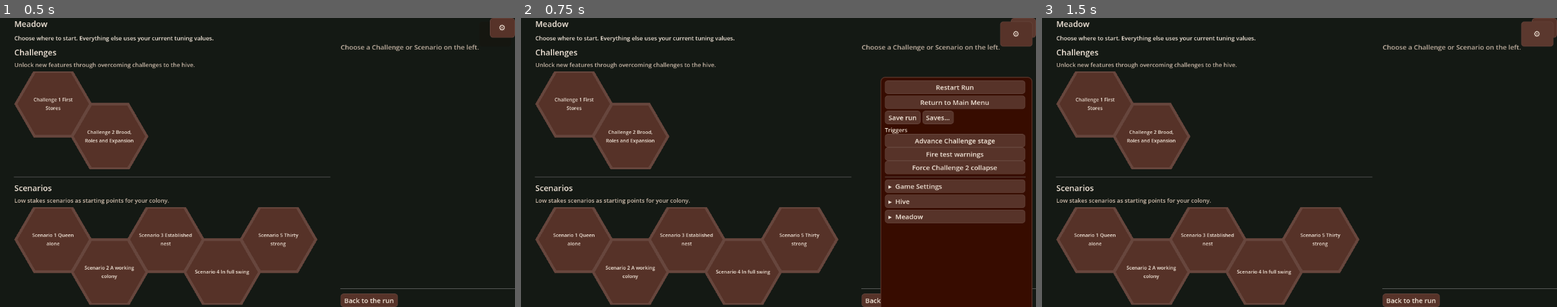
Above: before the commit, frames 1-3 (left to right).
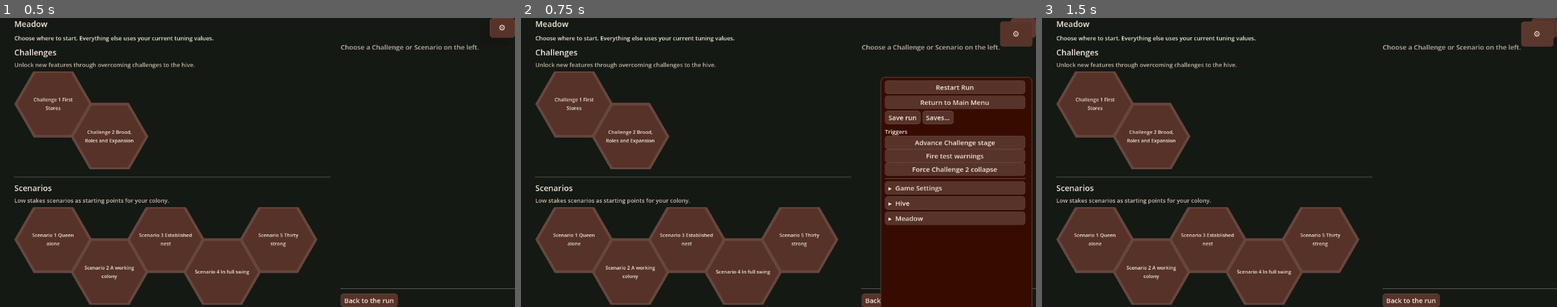
Above: after the commit, the same moments.

Repository: wonderburg7/meadow
Game: Godot game, scene res://scenes/Main.tscn
Two runs of this game, one before a commit and one after it. Both use one fixed random seed, a clock stepped at 60 frames per second and the inputs below.
Inputs:
- Up to frame 1 (0.5 s): no input
- Up to frame 2 (0.75 s): click "⚙" at 0.5 s
- Up to frame 3 (1.5 s): click "⚙" at 1.25 s

Frame 1 is identical in both runs. In frame 2, 2.3% of the frame differs, in the area x 70-98%, y 37-72%; in frame 3, nothing differs.

Commit message:
BS-5: the developer table shows a run's sheet, read-only
With Developer mode on, the settings window gains a "Run availability"
button that opens a read-only table of the run's availability sheet: every
skill, gated role and skill-dependent feature with its source and the reason
in words; the stage columns read "not yet available". With it off the button
is absent and an open table closes. sheet_for() takes an optional
progression for the feature rows, so run start is unchanged. Source checks
fail an unguarded button builder or a reason key without a sentence. Files
C-82 and brings BS-6's persistence options to the plan.

Co-Authored-By: Claude Opus 5.5 <noreply@anthropic.com>

Diff:
--- a/scripts/debug_panel.gd
+++ b/scripts/debug_panel.gd
@@ -30,6 +30,7 @@
 const Stages = preload("res://scripts/challenge_stages.gd")
 const ProblemMessages = preload("res://scripts/problem_messages.gd")
 const UiLayout = preload("res://scripts/ui_layout.gd")
+const RunAvailabilityPanel = preload("res://scripts/run_availability_panel.gd")
 
 ## Text scale re-lays every window, so its -/+ buttons would jump from under
 ## the pointer on each click; the change applies this long after the last one.
@@ -42,6 +43,10 @@
 ## a row's display when they flip a toggle other than the one clicked.
 var toggle_boxes: Dictionary = {}
 var panel: PanelContainer
+## BS-5: the developer-only rows, rebuilt whenever Developer mode changes,
+## and the read-only Run availability table they open (built on first use).
+var developer_row: VBoxContainer
+var run_availability_panel: PanelContainer
 ## Kept so _apply_panel_width() can resize it alongside the panel on
 ## get_viewport().size_changed, the same pattern gallerin_panel.gd uses.
 var panel_scroll: ScrollContainer
@@ -513,6 +518,11 @@
 	load_btn.pressed.connect(_on_load_pressed)
 	save_row.add_child(UI.with_info(load_btn, "Open the Saves window: save this run by name, load a save or one of its checkpoints, or delete one."))
 
+	developer_row = VBoxContainer.new()
+	developer_row.size_flags_horizontal = Control.SIZE_EXPAND_FILL
+	column.add_child(developer_row)
+	_refresh_developer_row()
+
 	# One labelled home for buttons that force a state the simulation
 	# reaches only rarely on its own, built before anything needs it so the
 	# triggers still to come (plans/now/ui.md UI-R-3, plans/now/challenge-2.md
@@ -550,6 +560,39 @@
 ## One action button on its own row, filling the window's width with its
 ## info badge pinned to the right. The button expands rather than sitting at
 ## its text width so a row of one does not read as a stray short button.
+## BS-5: the Developer mode rows. With it off the row is empty -- the
+## button is absent, not disabled -- and an open table closes.
+func _refresh_developer_row() -> void:
+	for child in developer_row.get_children():
+		developer_row.remove_child(child)
+		child.queue_free()
+	var button := _make_run_availability_button()
+	if button != null:
+		_add_action_row(developer_row, button, "Developer mode: a read-only table of this run's skills, the roles they unlock and the features they need -- which the run starts owning, leaves to the skill tree or does not offer, and why.")
+	elif run_availability_panel != null:
+		run_availability_panel.hide()
+
+## Null unless Developer mode is on; tests/source_checks.py fails this if
+## the guard goes.
+func _make_run_availability_button() -> Button:
+	if not Session.developer_mode:
+		return null
+	var button := Button.new()
+	_style_button(button)
+	button.text = "Run availability"
+	button.pressed.connect(_on_run_availability_pressed)
+	return button
+
+func _on_run_availability_pressed() -> void:
+	if run_availability_panel == null:
+		run_availability_panel = RunAvailabilityPanel.new()
+		add_child(run_availability_panel)
+		# It belongs to the settings window: closing that closes it too.
+		panel.visibility_changed.connect(func():
+			if not panel.visible:
+				run_availability_panel.hide())
+	run_availability_panel.open()
+
 func _add_action_row(parent: Control, button: Button, tip: String) -> void:
 	button.size_flags_horizontal = Control.SIZE_EXPAND_FILL
 	var row := UI.with_info(button, tip)
@@ -831,6 +874,8 @@
 		if key == "show_info_badges":
 			# applies to every badge already on screen, not just new ones
 			UI.refresh_badge_visibility(self)
+		elif key == "developer_mode":
+			_refresh_developer_row()
 		elif key == "colour_blind_mode":
 			# every cell relabels itself on its next frame; the panels are
 			# told so they can redraw their keys straight away
--- a/scripts/run_availability.gd
+++ b/scripts/run_availability.gd
@@ -21,13 +21,20 @@
 ## over both, the same reading progression.gd::is_permitted() gives
 ## contradictory data.
 ##
-## Columns still to come, each in its own slice: "introduced at stage" and
-## "free at stage", from challenge_stages.gd (BS-2); feature rows and a
-## feature-driven "unavailable" (BS-5, through progression.gd's
-## feature_valid(), since only the resolver reads features.gd).
+## Given the run's progression (the developer table does; main.gd's run
+## start does not need to), a skill the tree would offer but whose feature is
+## off in this run is "unavailable", and each feature a skill depends on gets
+## a row -- both through progression.gd's feature_valid(), since only the
+## resolver reads features.gd (BS-5). Never changes what a run starts owning.
+## Columns still to come: "introduced at stage" and "free at stage", from
+## challenge_stages.gd; the developer table names them as not yet available.
 ##
 ## Sheet shape:
 ##   "skills":   skill id -> {"source": SOURCE_*, "reason": REASON_*}
+##   "roles":    skill-gated role key -> {"skill": id, "source", "reason"},
+##               the same answer as that skill's row
+##   "features": feature id -> {"source": start/unavailable, "reason"}, empty
+##               without a progression
 ##   "starting": skill ids the run starts owning (never a baseline one --
 ##               the resolver owns those anyway)
 ##   "grants"/"bans"/"delays": the run's skill policy, as levels.gd names it
@@ -46,6 +53,8 @@
 const REASON_SEEDED_ROLE := "reason.seeded_role"
 const REASON_RUN_BAN := "reason.run_ban"
 const REASON_TREE := "reason.tree"
+const REASON_FEATURE_OFF := "reason.feature_off"
+const REASON_FEATURE_ON := "reason.feature_on"
 
 ## levels.gd's starting-count key for each role that has a skill. A newly
 ## gated role adds its count key here; sheet_for() reports one missing.
@@ -55,7 +64,7 @@
 }
 
 
-static func sheet_for(run_definition: Dictionary) -> Dictionary:
+static func sheet_for(run_definition: Dictionary, progression = null) -> Dictionary:
 	var bans: Array = run_definition.get("skill_bans", [])
 	var grants: Array = run_definition.get("skill_grants", [])
 	var seeded := _seeded_skills(run_definition)
@@ -69,6 +78,8 @@
 			rows[skill_id] = {"source": SOURCE_START, "reason": REASON_RUN_GRANT}
 		elif seeded.has(skill_id):
 			rows[skill_id] = {"source": SOURCE_START, "reason": REASON_SEEDED_ROLE}
+		elif progression != null and not progression.feature_valid(skill_id):
+			rows[skill_id] = {"source": SOURCE_UNAVAILABLE, "reason": REASON_FEATURE_OFF}
 		else:
 			rows[skill_id] = {"source": SOURCE_TREE, "reason": REASON_TREE}
 	var starting := []
@@ -77,11 +88,47 @@
 			starting.append(skill_id)
 	return {
 		"skills": rows,
+		"roles": _role_rows(rows),
+		"features": _feature_rows(progression),
 		"starting": starting,
 		"grants": grants,
 		"bans": bans,
 		"delays": run_definition.get("skill_delays", {}),
 	}
+
+
+## A skill's display name, for the developer table, which may not read
+## skills.gd itself (tests/source_checks.py's CATALOGUE_READERS).
+static func skill_label(skill_id: String) -> String:
+	return Skills.label_for(skill_id)
+
+
+## One row per role a skill unlocks, answering as that skill's row does.
+static func _role_rows(skill_rows: Dictionary) -> Dictionary:
+	var roles := {}
+	for role in Roles.ROLES:
+		if role.skill != "" and skill_rows.has(role.skill):
+			var row: Dictionary = skill_rows[role.skill]
+			roles[role.key] = {"skill": role.skill, "source": row.source, "reason": row.reason}
+	return roles
+
+
+## One row per feature some skill depends on, on or off in this run as
+## progression.feature_valid() judges that skill. Empty with no progression.
+static func _feature_rows(progression) -> Dictionary:
+	var features := {}
+	if progression == null:
+		return features
+	for skill_id in Skills.ids():
+		var feature: String = Skills.entry(skill_id).get("feature", "")
+		if feature == "" or features.has(feature):
+			continue
+		var on: bool = progression.feature_valid(skill_id)
+		features[feature] = {
+			"source": SOURCE_START if on else SOURCE_UNAVAILABLE,
+			"reason": REASON_FEATURE_ON if on else REASON_FEATURE_OFF,
+		}
+	return features
 
 
 ## The skills this run starts owning: its `skill_grants` plus the skill of
--- /dev/null
+++ b/scripts/run_availability_panel.gd
@@ -0,0 +1,126 @@
+extends PanelContainer
+## The developer table (plans/now/brood-spine.md BS-5, decision 3): the
+## current run's availability sheet, read-only. One row per skill with its
+## source (start / tree / unavailable) and the reason in words, then one row
+## per skill-gated role and per game feature a skill depends on.
+##
+## The sheet is recomputed when the table opens, never per frame, through
+## RunAvailability.sheet_for(Levels.get_level(Session.starting_level)) as
+## main.gd computes it; the run's progression is passed only so a feature
+## that is off shows as such (feature_valid), never as a second answer to
+## "is this owned". The sheet holds keys; the sentences live here. Nothing
+## here edits the sheet -- that is BS-6.
+##
+## Built by debug_panel.gd, only while Session.developer_mode is on, and
+## drawn over the settings window inside its own CanvasLayer.
+
+const RunAvailability = preload("res://scripts/run_availability.gd")
+const Levels = preload("res://scripts/levels.gd")
+const Roles = preload("res://scripts/roles.gd")
+const UiTheme = preload("res://scripts/ui_theme.gd")
+
+## Every reason key run_availability.gd can put in a row, in words.
+## tests/source_checks.py fails a key with no sentence here.
+const REASON_TEXT := {
+	RunAvailability.REASON_BASELINE: "Always on: every colony has it.",
+	RunAvailability.REASON_RUN_GRANT: "Granted from the start by this run's skill_grants.",
+	RunAvailability.REASON_SEEDED_ROLE: "The run starts with bees in the role this skill unlocks.",
+	RunAvailability.REASON_RUN_BAN: "Banned in this run by its skill_bans.",
+	RunAvailability.REASON_TREE: "Left to be bought in the skill tree.",
+	RunAvailability.REASON_FEATURE_OFF: "Needs a part of the game that is off, or not built yet, in this run.",
+	RunAvailability.REASON_FEATURE_ON: "On in this run.",
+}
+
+const SOURCE_TEXT := {
+	RunAvailability.SOURCE_START: "at the start",
+	RunAvailability.SOURCE_TREE: "in the tree",
+	RunAvailability.SOURCE_UNAVAILABLE: "not available",
+}
+
+const COLUMNS := ["Name", "Source", "Why", "Introduced at stage", "Free at stage"]
+## The two stage columns are not in the sheet yet; the table says so rather
+## than leaving them blank.
+const NOT_YET := "not yet available"
+
+var title_label: Label
+var grid: GridContainer
+
+func _init() -> void:
+	theme = UiTheme.build_theme()
+	add_theme_stylebox_override("panel", UiTheme.panel_stylebox())
+	visible = false
+	set_anchors_preset(Control.PRESET_FULL_RECT)
+	offset_left = 40
+	offset_top = 40
+	offset_right = -40
+	offset_bottom = -40
+
+	var column := VBoxContainer.new()
+	column.add_theme_constant_override("separation", 6)
+	add_child(column)
+
+	var header := HBoxContainer.new()
+	column.add_child(header)
+	title_label = Label.new()
+	title_label.theme_type_variation = "Heading"
+	title_label.size_flags_horizontal = Control.SIZE_EXPAND_FILL
+	header.add_child(title_label)
+	var close_btn := Button.new()
+	close_btn.text = "×"
+	close_btn.custom_minimum_size = Vector2(26, 22)
+	close_btn.focus_mode = Control.FOCUS_NONE
+	close_btn.pressed.connect(hide)
+	header.add_child(close_btn)
+
+	var intro := Label.new()
+	intro.text = "Developer mode, read-only: what this run starts owning, leaves to the skill tree or does not offer, and why. Editing comes later."
+	intro.theme_type_variation = "Small"
+	intro.autowrap_mode = TextServer.AUTOWRAP_WORD_SMART
+	column.add_child(intro)
+
+	var scroll := ScrollContainer.new()
+	scroll.size_flags_vertical = Control.SIZE_EXPAND_FILL
+	scroll.horizontal_scroll_mode = ScrollContainer.SCROLL_MODE_AUTO
+	column.add_child(scroll)
+	grid = GridContainer.new()
+	grid.columns = COLUMNS.size()
+	grid.add_theme_constant_override("h_separation", 14)
+	grid.add_theme_constant_override("v_separation", 2)
+	scroll.add_child(grid)
+
+## Recomputes the sheet and shows it.
+func open() -> void:
+	_fill()
+	show()
+
+func _fill() -> void:
+	for child in grid.get_children():
+		grid.remove_child(child)
+		child.queue_free()
+	title_label.text = "Run availability -- level %d" % Session.starting_level
+	var sheet: Dictionary = RunAvailability.sheet_for(Levels.get_level(Session.starting_level), Session.progression)
+
+	for heading in COLUMNS:
+		_cell(heading, "Body")
+	var skills: Dictionary = sheet.get("skills", {})
+	for skill_id in skills:
+		_row(RunAvailability.skill_label(skill_id), skills[skill_id])
+	var roles: Dictionary = sheet.get("roles", {})
+	for role_key in roles:
+		_row("Role: %s" % Roles.label_for(Roles.id_for_key(role_key)), roles[role_key])
+	var features: Dictionary = sheet.get("features", {})
+	for feature_id in features:
+		_row("Feature: %s" % feature_id, features[feature_id])
+
+func _row(row_name: String, row: Dictionary) -> void:
+	_cell(row_name, "Small")
+	_cell(SOURCE_TEXT.get(row.get("source", ""), str(row.get("source", ""))), "Small")
+	_cell(REASON_TEXT.get(row.get("reason", ""), str(row.get("reason", ""))), "Small")
+	_cell(NOT_YET, "Small")
+	_cell(NOT_YET, "Small")
+
+func _cell(text: String, variation: String) -> void:
+	var label := Label.new()
+	label.text = text
+	label.theme_type_variation = variation
+	grid.add_child(label)
Not shown, added: scripts/run_availability_panel.gd.uid
Not shown, changed: FUNCTION_MAP.md
Not shown, changed: NEXTSTEPS.md
Not shown, changed: checks/ready.md
Not shown, added: checks/ready/C-82.md
Not shown, changed: plans/now/brood-spine.md
Not shown, changed: tests/source_checks.py
